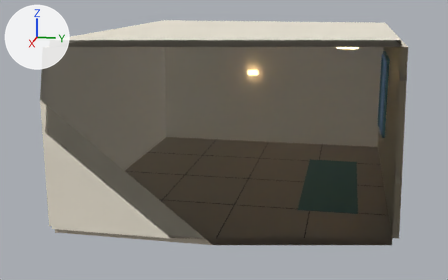
An edit to the Blender file Blender/CozyLaundromat/cozylaundromat.blend, drawn before and after from the same camera.
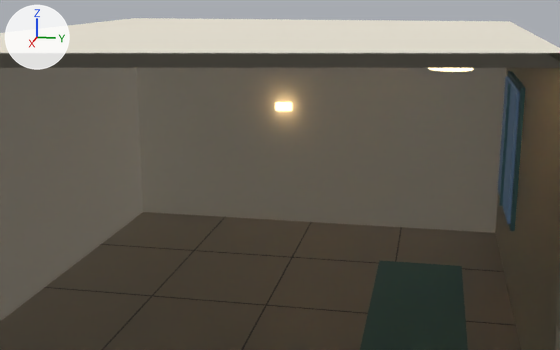
Old and new are each drawn whole from a 50 mm lens placed at (11.62, 1.83, 3.67), pointed at (0.23, -0.45, 0.82) and again close up from a 50 mm lens placed at (7.65, 1.68, 3.37), pointed at (0.44, 0.24, 1.57). Arrows for +X, +Y and +Z are at upper left; the lights stay in place. The older version's two pictures come first. Everything nearer to the camera than a plane just in front of the edit is cut away.

The older version as bpy lines, for what is in view:
```python
me_ceiling_fixture_1_mesh = bpy.data.meshes.new('Ceiling_Fixture_1_Mesh')
me_ceiling_fixture_1_mesh.from_pydata(...)  # a 32-sided cylinder along z spanning x -1.0..1.0, y -1.0..1.0, z -1.0..1.0
me_ceiling_fixture_1_mesh.materials.append(mat_fixture_warm_material)  # grey #7c7669, glowing beige #ffdaa0
me_ceiling_fixture_2_mesh = bpy.data.meshes.new('Ceiling_Fixture_2_Mesh')
me_ceiling_fixture_2_mesh.from_pydata(...)  # a 32-sided cylinder along z spanning x -1.0..1.0, y -1.0..1.0, z -1.0..1.0
me_ceiling_fixture_2_mesh.materials.append(mat_fixture_warm_material)  # grey #7c7669, glowing beige #ffdaa0
me_wall_left_mesh = bpy.data.meshes.new('Wall_Left_Mesh')
me_wall_left_mesh.from_pydata(...)  # a box spanning x -1.0..1.0, y -1.0..1.0, z -1.0..1.0
me_wall_left_mesh.materials.append(mat_wall_cream_material)  # pale yellow #eae2d1
ob_ceiling_fixture_1 = bpy.data.objects.new('Ceiling_Fixture_1', me_ceiling_fixture_1_mesh)
ob_ceiling_fixture_1.location = (-1.2, 1.2, 2.74)
ob_ceiling_fixture_1.scale = (0.18, 0.18, 0.045)
ob_ceiling_fixture_2 = bpy.data.objects.new('Ceiling_Fixture_2', me_ceiling_fixture_2_mesh)
ob_ceiling_fixture_2.location = (1.1, 1.8, 2.74)
ob_ceiling_fixture_2.scale = (0.18, 0.18, 0.045)
ob_wall_left = bpy.data.objects.new('Wall_Left', me_wall_left_mesh)
ob_wall_left.location = (-3.15, 0.0, 1.4)
ob_wall_left.scale = (0.05, 2.6, 1.4)
# also in view: 'Floor_Terrazzo' at (0.0, 0.0, -0.05); 'Ceiling_Cream' at (0.0, 0.0, 2.85); 'Wall_Front' at (0.0, -2.65, 1.4); 'Window_Frame' at (-1.55, 2.59, 1.55); 'Floor_Rug' at (0.0, 1.6, 0.01)
```
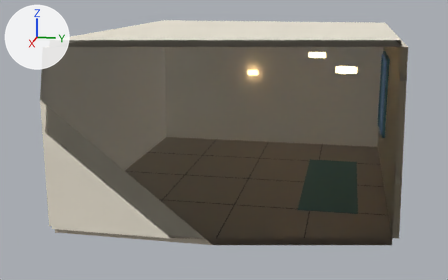
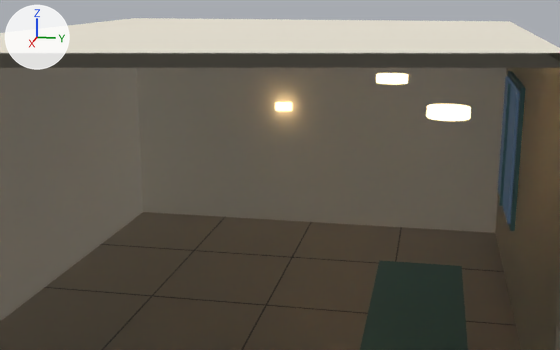
Boxes [x1, y1, x2, y2] around the edits, measured in the close-ups (560 x 350 px):
'Ceiling_Fixture_2', moved: before [428, 68, 473, 72]; after [426, 104, 471, 121]
'Ceiling_Fixture_1', moved (not visible before): after [376, 73, 408, 85]

Diff of the bpy script that builds the scene:
```diff
--- a/Blender/CozyLaundromat/cozylaundromat.blend.py
+++ b/Blender/CozyLaundromat/cozylaundromat.blend.py
@@ ob_ceiling_fixture_1 @@
 ob_ceiling_fixture_1 = bpy.data.objects.new('Ceiling_Fixture_1', me_ceiling_fixture_1_mesh)
-ob_ceiling_fixture_1.location = (-1.2, 1.2, 2.74)
+ob_ceiling_fixture_1.location = (-1.2, 1.2, 2.34)
 ob_ceiling_fixture_1.scale = (0.18, 0.18, 0.045)
@@ ob_ceiling_fixture_2 @@
 ob_ceiling_fixture_2 = bpy.data.objects.new('Ceiling_Fixture_2', me_ceiling_fixture_2_mesh)
-ob_ceiling_fixture_2.location = (1.1, 1.8, 2.74)
+ob_ceiling_fixture_2.location = (1.1, 1.8, 2.34)
 ob_ceiling_fixture_2.scale = (0.18, 0.18, 0.045)
```
